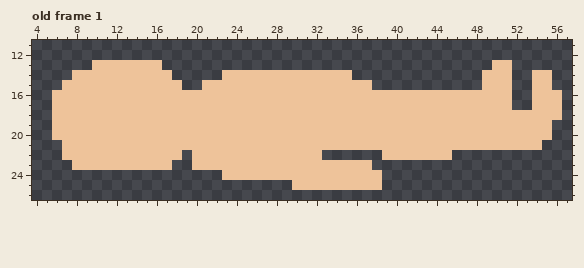
Two states of a pixel-art file, Assets/Assets/Sprites/Aseprite/Body-Lying.aseprite. The picture above was drawn from the file before the commit.
64x32 pixels, 1 frame. Shown: old frame 1: x 4..57, y 11..26.
After the commit:
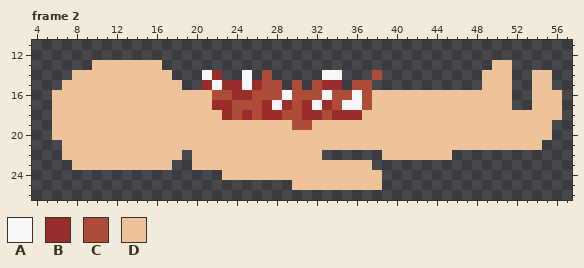
Palette (. is transparent): A #f7f7f7  B #9b2c2c  C #ae4c3a  D #eec39a
A new or re-ordered frame is compared with the old frame closest to it.
Edits made:
frames 1 -> 2
Frame 2 is new; against old frame 1:
There is now colour A in row 14 at x 21.
The edit turns colour D into colour A in row 14 at x 25 and 33 to 34; in row 15 at x 22 and 25; in row 16 at x 29, 33 and 36; in row 17 at x 28, 32 and 35 to 36.
There is now colour B in row 14 at x 22.
The edit turns colour D into colour B in row 15 at x 21, 23 to 24, 26 and 33 to 34; in row 16 at x 24 to 25; in row 17 at x 22 to 23, 27, 29, 31 and 33; in row 18 at x 23, 25, 27 to 28, 31 to 32 and 34 to 36.
There is now colour C in row 14 at x 38.
The edit turns colour D into colour C in row 14 at x 27; in row 15 at x 27 to 28, 30, 32 and 36 to 37; in row 16 at x 22 to 23, 26 to 28, 30 to 32, 34 to 35 and 37; in row 17 at x 24 to 26, 30, 34 and 37; in row 18 at x 24, 26, 29 to 30 and 33; in row 19 at x 30 to 31.
Colour D is removed in row 14 at x 23 to 24, 26, 28 to 32 and 35; in row 15 at x 29, 31 and 35.
Changed places in both pictures, as pixel boxes (x1, y1, x2, y2):
changed: (202, 70, 382, 130)
